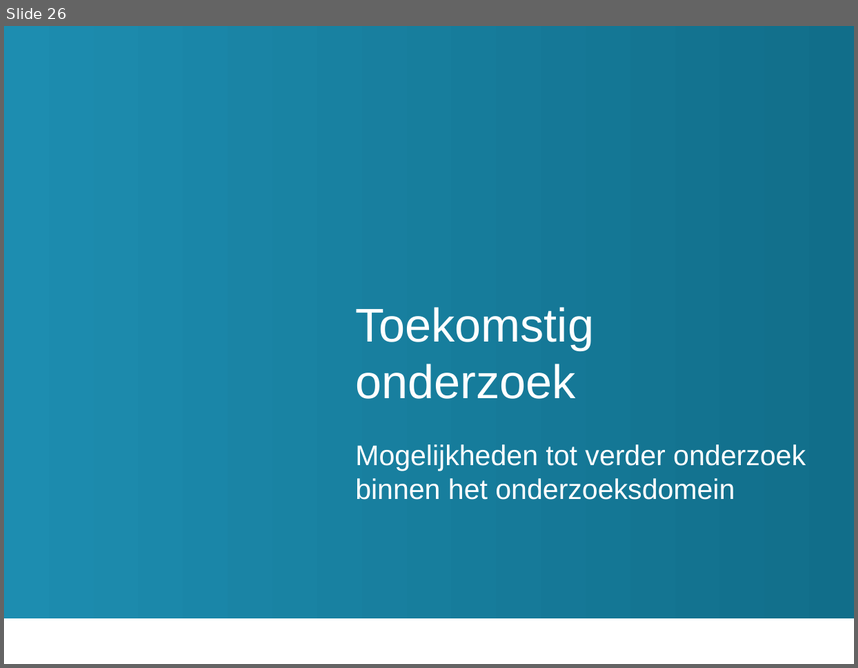
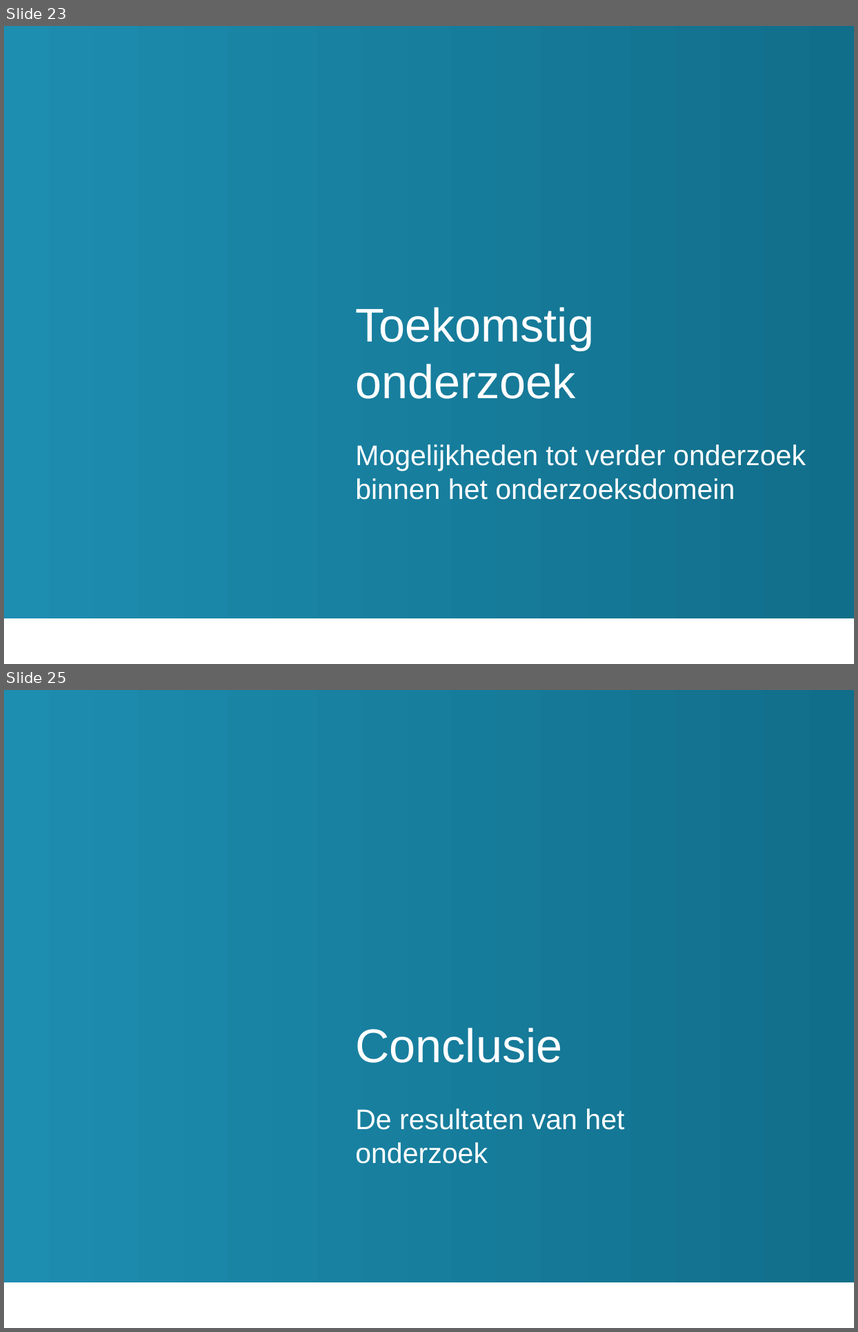
Before and after one commit to TomDeGroote/Bachelorproef, a slide deck: Paper/Finale Presentatie/presentatie.pptx. Shown one above the other, each under a label of ours: slide 26 before the commit, slides 23 and 25 after it; the slides between them are not shown. The pictures are 858x668 and 858x1332 pixels, drawn with LibreOffice and Linux fonts; fonts in the diff are those of the drawing; background and template pictures are left out. Boxes give left, top, right and bottom in pixels: in the first picture for what was removed or moved away, otherwise in the second. Text is boxed around its words. In the diff, an @@ line names an element or a change of style, - is before the commit and + after.

```diff
--- a/Paper/Finale Presentatie/presentatie.pptx
+++ b/Paper/Finale Presentatie/presentatie.pptx
@@ slide 25 added at [4,690,854,1328], background #FFFFFF; not listed: 1 template element that a slide beside it also shows @@
@@ title added at [355,1027,562,1063], 40 pt, text #FFFFFF @@
+Conclusie
@@ subtitle added at [355,1108,624,1163], 24 pt, text #FFFFFF @@
+De resultaten van het
+onderzoek
@@ what was slide 26 is now slide 23 @@
```
Also in this commit, not shown: 14 slides changed, 2 other slides added, 3 slides removed, 8 other files.
